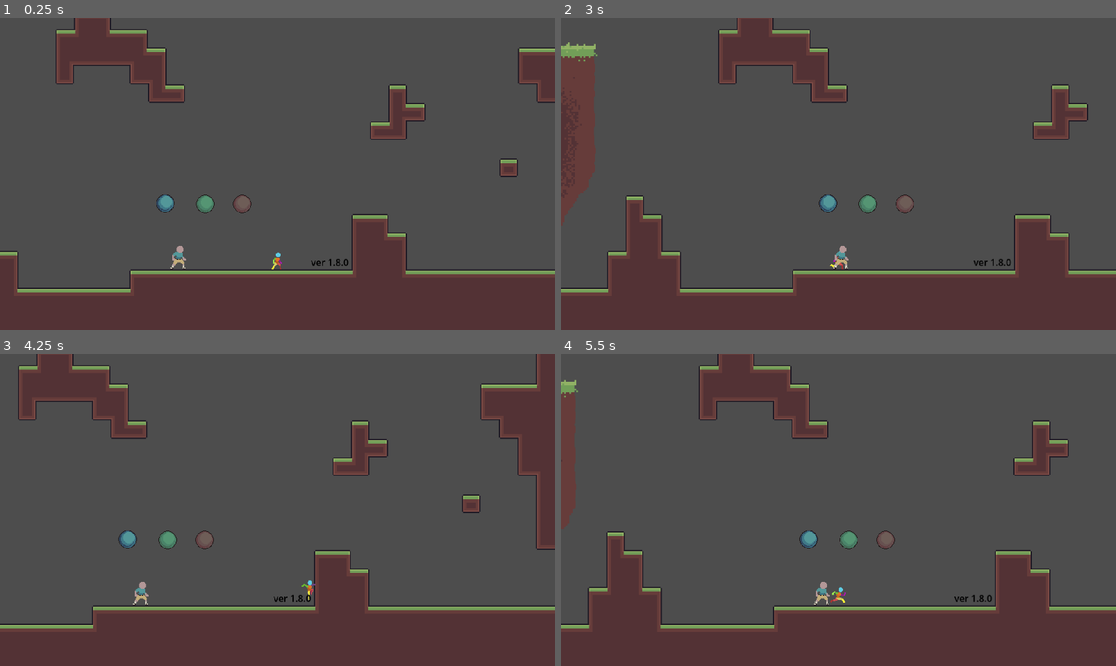
Above: before the commit, frames 1-4 (two rows, left to right).
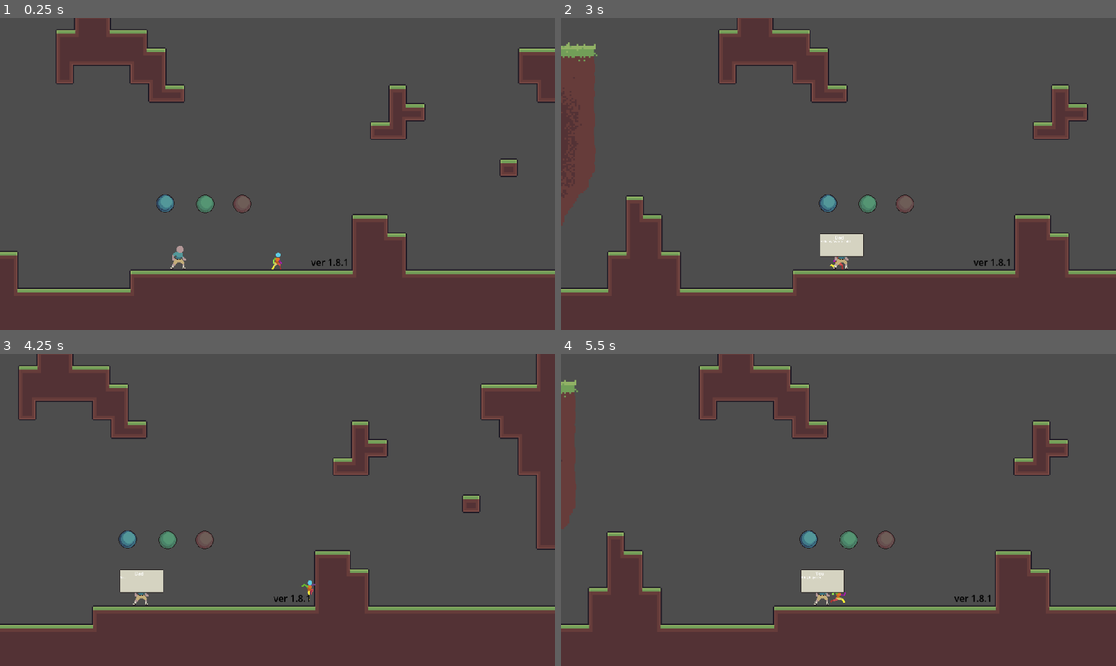
Above: after the commit, the same moments.

Repository: oliver6312/platforming
Game: Godot game, scene res://Scenes/MapAssests/Room/PrototypeLevel.tscn
Same seed, same stepped clock (60 frames per second), same inputs: the game is played once before the commit and once after it.
Inputs (mouse positions are in pixels of both pictures, inside the frame that each line leads up to):
- Up to frame 1 (0.25 s): no input
- Up to frame 2 (3 s): tap Enter at 0.5 s; move the mouse to (960, 158) at 0.52 s; press the mouse at (960, 158) at 0.53 s; hold Right (ui_right) 0.53-2.03 s; tap Up (jump) at 0.77, 1.52 s; move the mouse to (727, 189) at 1.27 s; release the mouse at (727, 189) at 1.28 s; click (727, 189) at 1.35 s; move the mouse to (894, 105) at 2.02 s; press the mouse at (894, 105) at 2.03 s; hold Left (ui_left) 2.03-2.78 s; tap Space (dash) at 2.1 s; move the mouse to (810, 236) at 2.77 s; release the mouse at (810, 236) at 2.78 s; hold Right (ui_right) from 2.78 s (still down); click (810, 236) at 2.85 s
- Up to frame 3 (4.25 s): keep holding Right (ui_right); tap Up (jump) at 3.02, 3.77 s; move the mouse to (444, 556) at 3.52 s; press the mouse at (444, 556) at 3.53 s
- Up to frame 4 (5.5 s): move the mouse to (672, 463) at 4.27 s; release Right (ui_right) at 4.28 s; release the mouse at (672, 463) at 4.28 s; hold Left (ui_left) 4.28-5.03 s; tap Space (dash) at 4.35 s; tap Up (jump) at 4.52 s; click (672, 463) at 4.55 s; move the mouse to (866, 510) at 5.02 s; press the mouse at (866, 510) at 5.03 s; hold Right (ui_right) from 5.03 s (still down)

The runs differ from the first frame. In frame 1, less than 0.1% of the frame differs, in the area x 61-63%, y 77-80%; in frame 2, 0.6%; in frame 3, 0.6%; in frame 4, 0.6%, in the area x 43-78%, y 69-80%.

Commit message:
1.8.2
dialogue

Diff:
--- a/Scenes/Character/BaseNpc.tscn
+++ b/Scenes/Character/BaseNpc.tscn
@@ -2,6 +2,7 @@
 
 [ext_resource type="Script" uid="uid://ctaxmsssp5rdd" path="res://Scripts/Character/base_npc.gd" id="1_bs321"]
 [ext_resource type="Texture2D" uid="uid://i1saxlojce7m" path="res://Sprites/Characters/NPC/Dad.png" id="1_pjg57"]
+[ext_resource type="PackedScene" uid="uid://bg46ipiq0g553" path="res://Scenes/UI/Dialogue.tscn" id="3_hvwg2"]
 
 [sub_resource type="RectangleShape2D" id="RectangleShape2D_bs321"]
 
@@ -18,5 +19,7 @@
 scale = Vector2(4, 3)
 shape = SubResource("RectangleShape2D_bs321")
 
+[node name="Dialogue" parent="." unique_id=1738452948 instance=ExtResource("3_hvwg2")]
+
 [connection signal="body_entered" from="." to="." method="_on_body_entered"]
 [connection signal="body_exited" from="." to="." method="_on_body_exited"]
--- a/Scenes/MapAssests/Room/PrototypeLevel.tscn
+++ b/Scenes/MapAssests/Room/PrototypeLevel.tscn
@@ -538,7 +538,7 @@
 offset_right = 124.0
 offset_bottom = 31.0
 theme_override_colors/font_color = Color(0, 0, 0, 1)
-text = "ver 1.8.0"
+text = "ver 1.8.1"
 metadata/_edit_use_anchors_ = true
 
 [node name="ExitArea" parent="." unique_id=734897167 instance=ExtResource("5_w5gt3")]
@@ -574,5 +574,6 @@
 
 [node name="BaseNPC" parent="." unique_id=511328770 instance=ExtResource("8_y1kk7")]
 position = Vector2(-170, 16)
+character = "Dad"
 greetings = "\"Hello son\""
 battler = true
--- a/Scenes/NoWallSlideArea.tscn
+++ /dev/null
@@ -1,11 +0,0 @@
-[gd_scene format=3 uid="uid://mwuwqqk7pyis"]
-
-[sub_resource type="RectangleShape2D" id="RectangleShape2D_pyvrc"]
-size = Vector2(20, 77)
-
-[node name="NoWallSlideArea" type="Area2D" unique_id=1540030112 groups=["no_wall_slide"]]
-collision_layer = 2
-collision_mask = 2
-
-[node name="CollisionShape2D" type="CollisionShape2D" parent="." unique_id=1799573980]
-shape = SubResource("RectangleShape2D_pyvrc")
--- /dev/null
+++ b/Scenes/UI/Dialogue.tscn
@@ -0,0 +1,44 @@
+[gd_scene format=3 uid="uid://bg46ipiq0g553"]
+
+[ext_resource type="Texture2D" uid="uid://be6n1buqtmksp" path="res://Sprites/BasicBackground.png" id="1_o5qjv"]
+[ext_resource type="Script" uid="uid://4awv3l5vw6y6" path="res://Scripts/UI/Dialogue/dialogue_runner.gd" id="1_q377h"]
+
+[node name="Dialogue" type="Control" unique_id=1738452948]
+layout_mode = 3
+anchors_preset = 15
+anchor_right = 1.0
+anchor_bottom = 1.0
+grow_horizontal = 2
+grow_vertical = 2
+script = ExtResource("1_q377h")
+
+[node name="NinePatchRect" type="NinePatchRect" parent="." unique_id=2031565029]
+visible = false
+layout_mode = 0
+offset_left = -38.0
+offset_top = -46.0
+offset_right = 38.0
+offset_bottom = -6.0
+texture = ExtResource("1_o5qjv")
+patch_margin_left = 3
+patch_margin_top = 3
+patch_margin_right = 3
+patch_margin_bottom = 3
+
+[node name="Name" type="RichTextLabel" parent="NinePatchRect" unique_id=81951576]
+layout_mode = 0
+offset_left = 25.999998
+offset_top = 0.99999994
+offset_right = 102.0
+offset_bottom = 41.0
+scale = Vector2(0.5, 0.5)
+text = "Name"
+
+[node name="Text" type="RichTextLabel" parent="NinePatchRect" unique_id=1976813826]
+layout_mode = 0
+offset_left = 0.99999994
+offset_top = 10.0
+offset_right = 247.66666
+offset_bottom = 106.66667
+scale = Vector2(0.3, 0.3)
+text = "Chatting...."
--- a/Scripts/Character/base_npc.gd
+++ b/Scripts/Character/base_npc.gd
@@ -15,6 +15,7 @@
 func _process(delta):
 	if Input.is_action_just_pressed("attack") and player_in_chat_zone:
 		print("player activates NPC")
+		$Dialogue.start()
 
 func _on_body_entered(body: Node2D) -> void:
 	if body.is_in_group("player"):
--- /dev/null
+++ b/Scripts/UI/Dialogue/dad_dialogue1.json
@@ -0,0 +1,6 @@
+[
+	{"name": "Dad", "text": "Hello my favorite child"},
+	{"name": "Dad", "text": "So..."},
+	{"name": "Dad", "text": "Think you can defeat me?"},
+	{"name": "You", "text": "Bring it, geezer"}
+]
--- /dev/null
+++ b/Scripts/UI/Dialogue/dialogue_runner.gd
@@ -0,0 +1,41 @@
+extends Control
+
+@export_file("*.json") var dialogue_file
+
+var dialogue = []
+var current_dialogue_id = 0
+var dialogue_active = false
+
+func _ready() -> void:
+	$NinePatchRect.visible = false
+
+func start():
+	if dialogue_active:
+		return
+	$NinePatchRect.visible = true
+	dialogue_active = true
+	dialogue = load_dialogue()
+	print(dialogue)
+	current_dialogue_id = -1
+	next_script()
+
+func load_dialogue():
+	var file = FileAccess.open("res://Scripts/UI/Dialogue/dad_dialogue1.json", FileAccess.READ)
+	var content = JSON.parse_string(file.get_as_text())
+	return content
+
+func _input(event: InputEvent) -> void:
+	if !dialogue_active:
+		return
+	if event.is_action_pressed("attack"):
+		next_script()
+
+func next_script():
+	current_dialogue_id += 1
+	if current_dialogue_id >= len(dialogue):
+		dialogue_active = false
+		$NinePatchRect.visible = false
+		return
+
+	$NinePatchRect/Name.text = dialogue[current_dialogue_id]['name']
+	$NinePatchRect/Text.text = dialogue[current_dialogue_id]['text']
Not shown, added: Scripts/UI/Dialogue/dialogue_runner.gd.uid
Binary file added: Sprites/BasicBackground.png
Not shown, added: Sprites/BasicBackground.png.import
